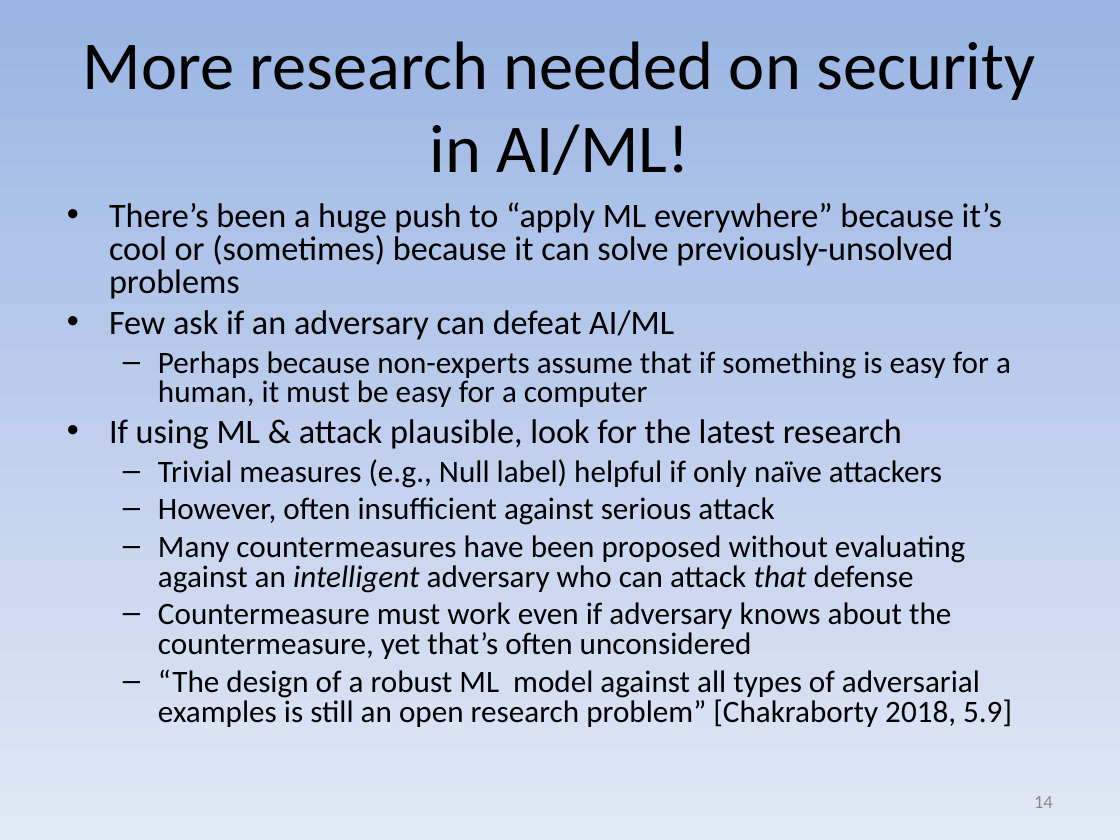
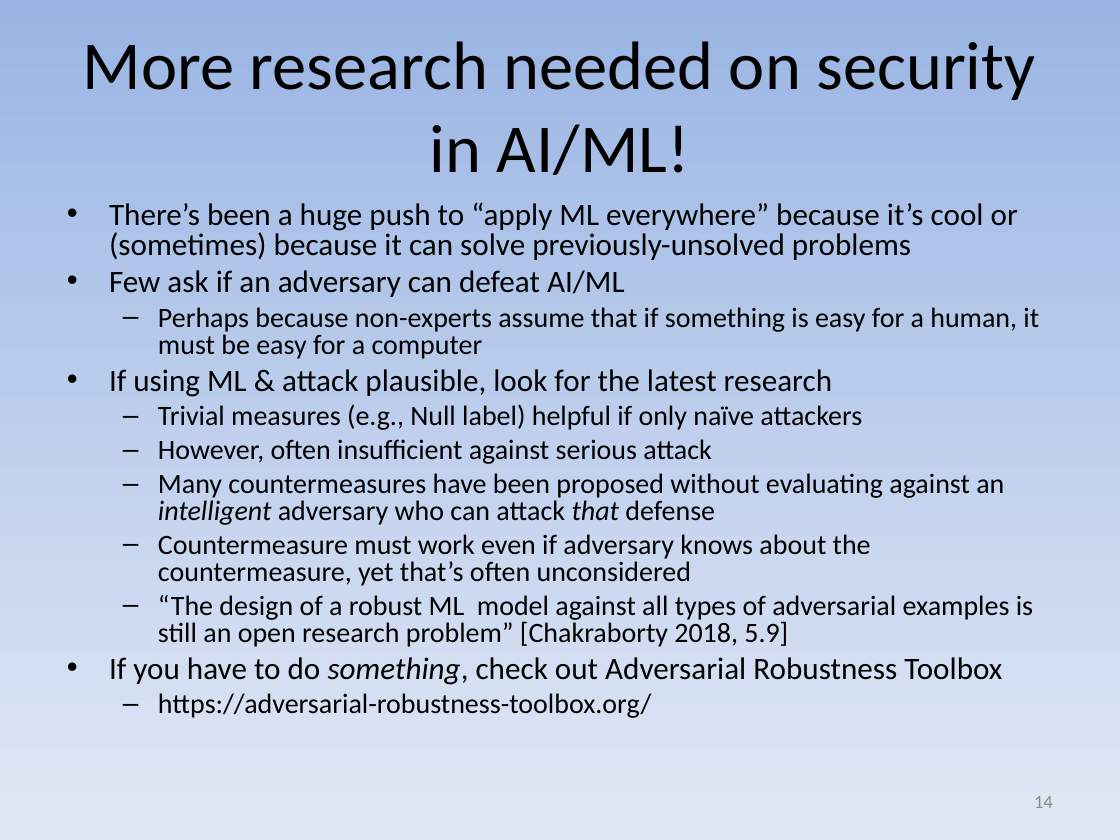
Before and after one commit to david-a-wheeler/david-a-wheeler.github.io, a slide deck: slide 14 of secure-class/presentations/Secure-Software-10-Misc.ppt. Drawn at 1120x840 pixels with LibreOffice and Linux fonts; fonts in the diff are those of the drawing. Boxes give left, top, right and bottom in pixels: in the first picture for what was removed or moved away, otherwise in the second. Text is boxed around its words. In the diff, an @@ line names an element or a change of style, - is before the commit and + after.

```diff
--- a/secure-class/presentations/Secure-Software-10-Misc.ppt
+++ b/secure-class/presentations/Secure-Software-10-Misc.ppt
@@ text at (109, 202, 1039, 647): size 22 to 20 pt in "There’s been a huge push to “apply ...", "Few ask if an adversary can defeat ...", "If using ML & attack plausible, look ..."; size 20 to 18 pt in "Perhaps because non-experts assume that if something ...", "Trivial measures (e.g., Null label) helpful if ...", "However, often insufficient against serious attack", "Many countermeasures have been proposed without evaluating ..." and 2 more places @@
@@ text at (109, 657, 1002, 718): paragraphs added @@
+• If you have to do something, check out Adversarial Robustness Toolbox
+  – https://adversarial-robustness-toolbox.org/
```
Also in this commit, not shown: 2 other slides changed.
